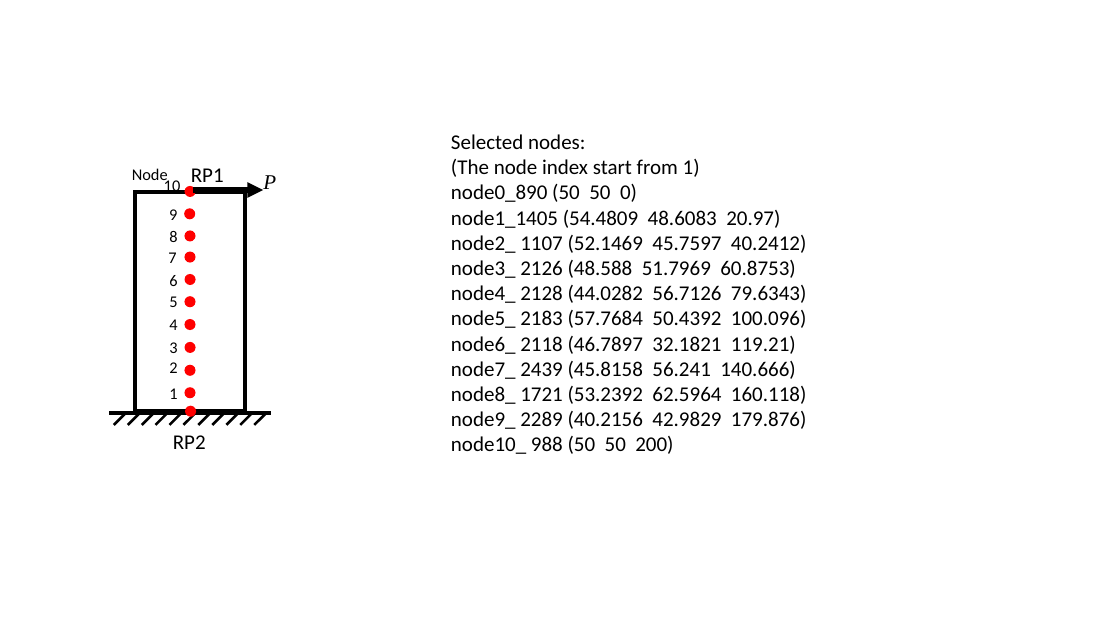
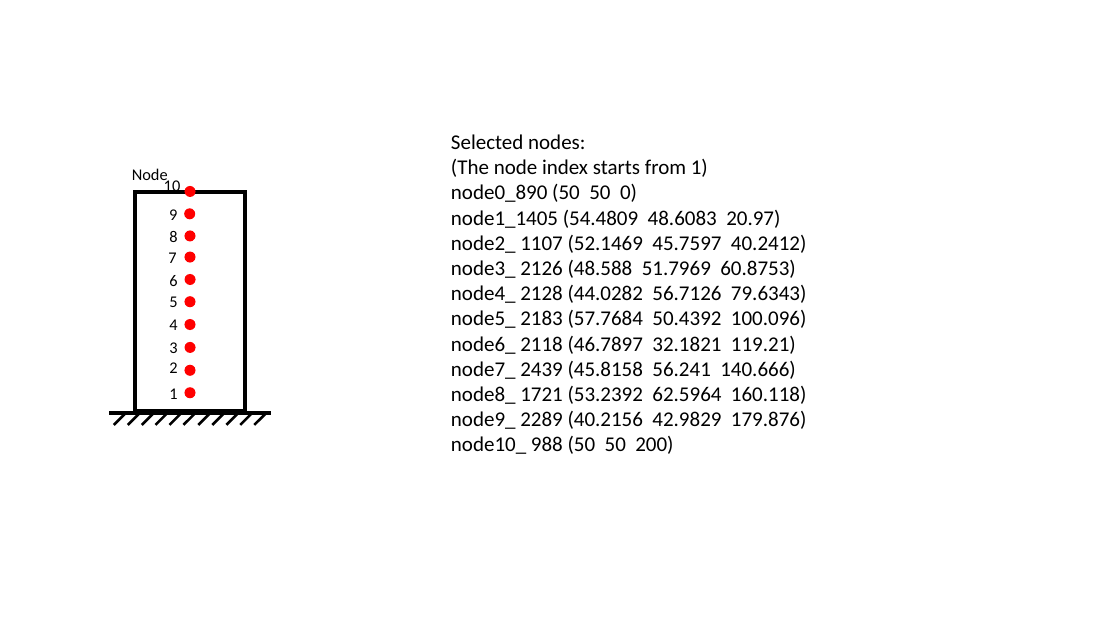
Before and after one commit to Concrete-Chrono-Development/concrete-calibration, a slide deck: slide 3 of Free Vibration test calibration/Vibration test.pptx. Drawn at 1120x630 pixels with LibreOffice and Linux fonts; fonts in the diff are those of the drawing. Boxes give left, top, right and bottom in pixels: in the first picture for what was removed or moved away, otherwise in the second. Text is boxed around its words. In the diff, an @@ line names an element or a change of style, - is before the commit and + after.

```diff
--- a/Free Vibration test calibration/Vibration test.pptx
+++ b/Free Vibration test calibration/Vibration test.pptx
@@ text removed at (191, 168, 224, 188) @@
-RP1
@@ text removed at (263, 175, 276, 189) @@
-P
@@ text at (451, 159, 708, 177): text changed @@
-(The node index start from 1)
+(The node index starts from 1)
@@ arrow removed from (193, 190) to (263, 190) @@
@@ ellipse removed at (185, 406, 196, 417) @@
@@ text removed at (173, 435, 206, 449) @@
-RP2
```
Also in this commit, not shown: 4 other slides changed, 2 slides removed.
